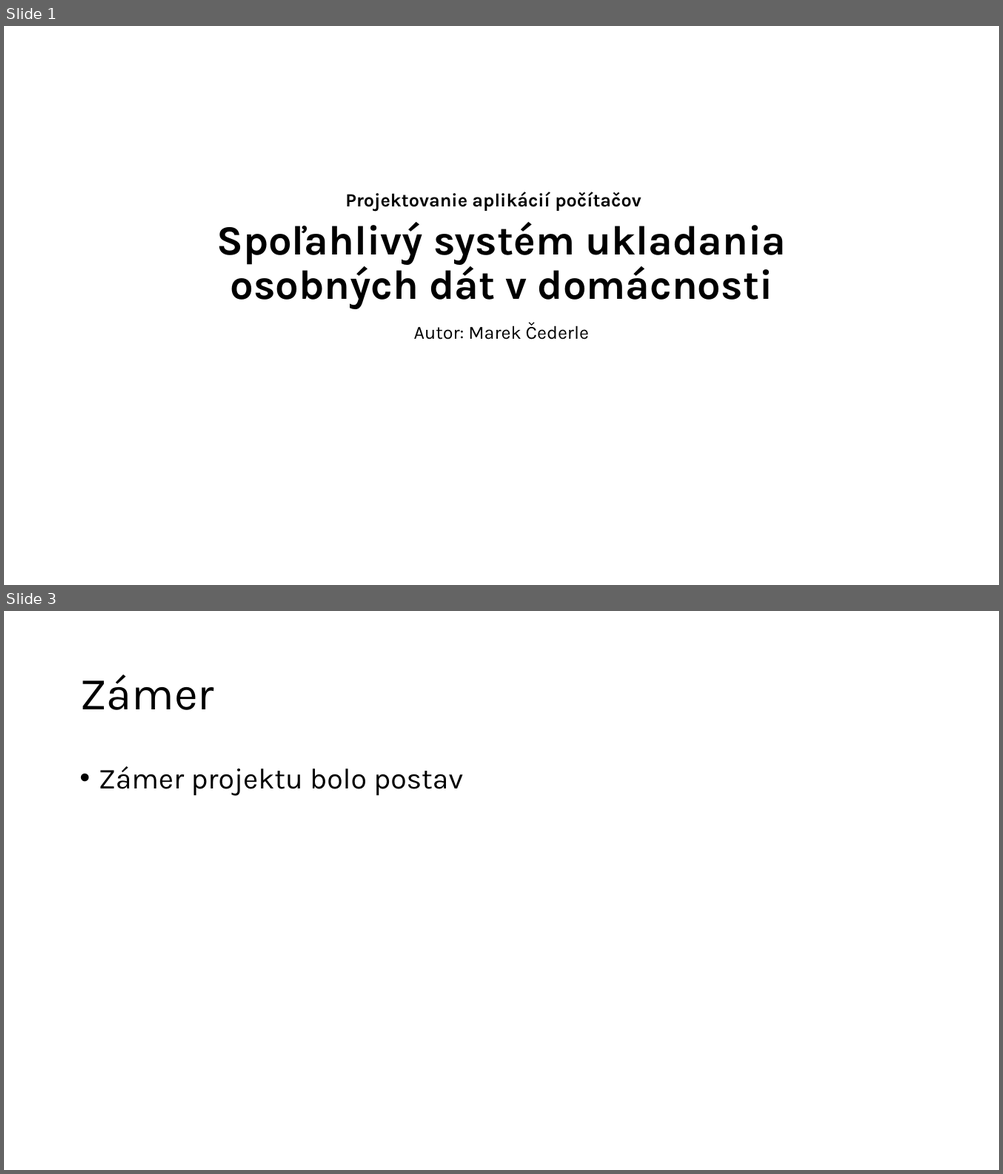
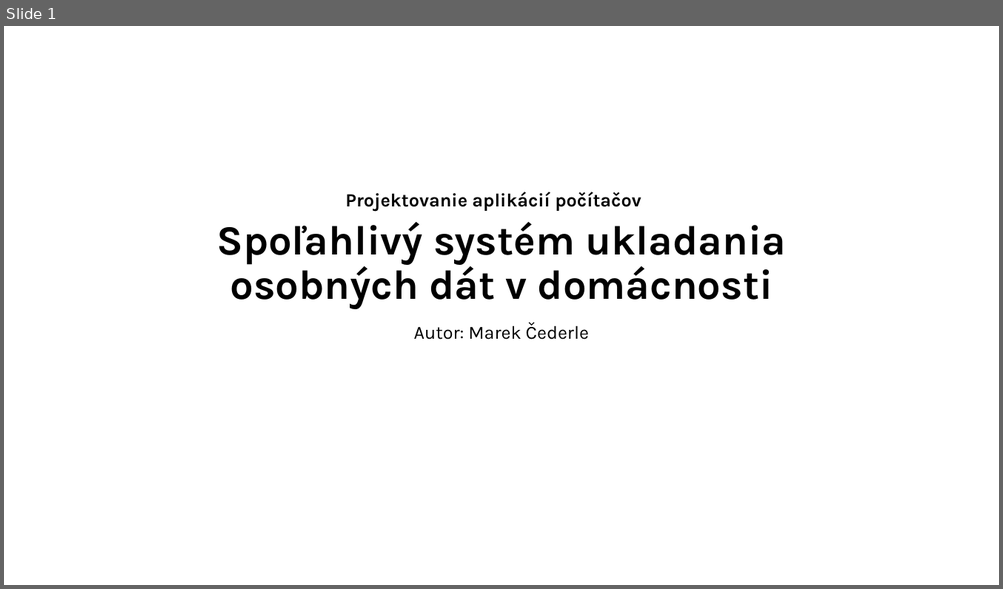
Before and after one commit to MeheheCedy22/PAP, a slide deck: presentation/prezentacia.pptx. Shown one above the other, each under a label of ours: slides 1 and 3 before the commit, slide 1 after it; the slides between them are not shown. The pictures are 1003x1174 and 1003x589 pixels, drawn with LibreOffice and Linux fonts; fonts in the diff are those of the drawing. Boxes give left, top, right and bottom in pixels: in the first picture for what was removed or moved away, otherwise in the second. Text is boxed around its words. In the diff, an @@ line names an element or a change of style, - is before the commit and + after.

```diff
--- a/presentation/prezentacia.pptx
+++ b/presentation/prezentacia.pptx
@@ slide 3 removed at [4, 611, 999, 1170], background #FFFFFF @@
@@ title removed at [79, 675, 214, 710] @@
-Zámer
@@ text removed at [99, 766, 463, 796] @@
-• Zámer projektu bolo postav
```
Also in this commit, not shown: 2 slides changed, 7 slides added, 5 other slides removed.
